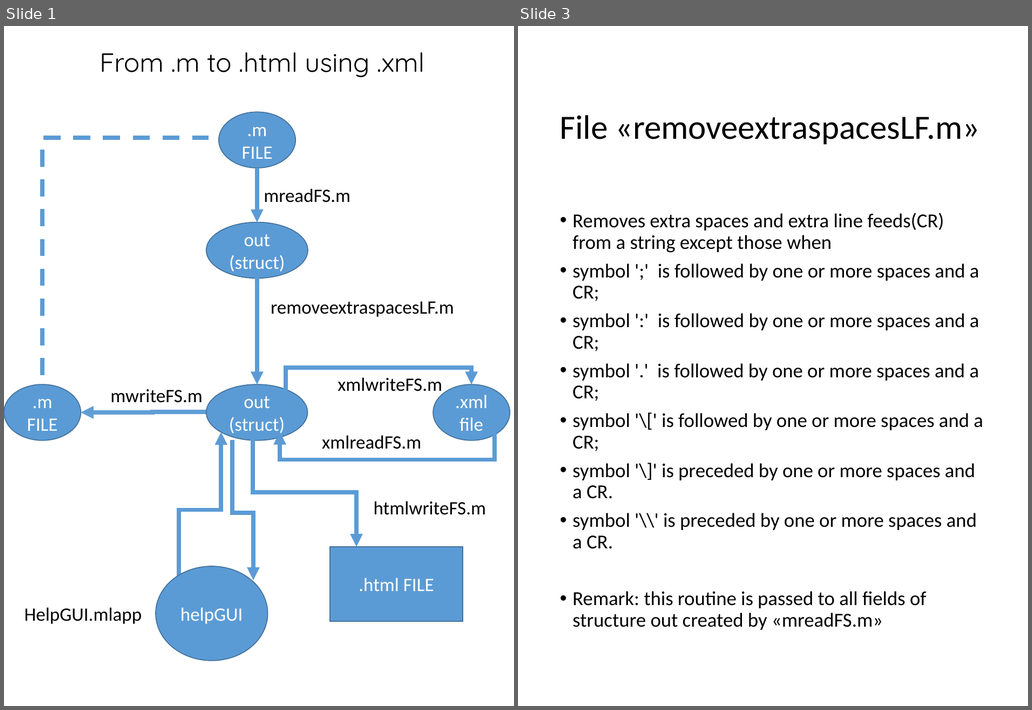
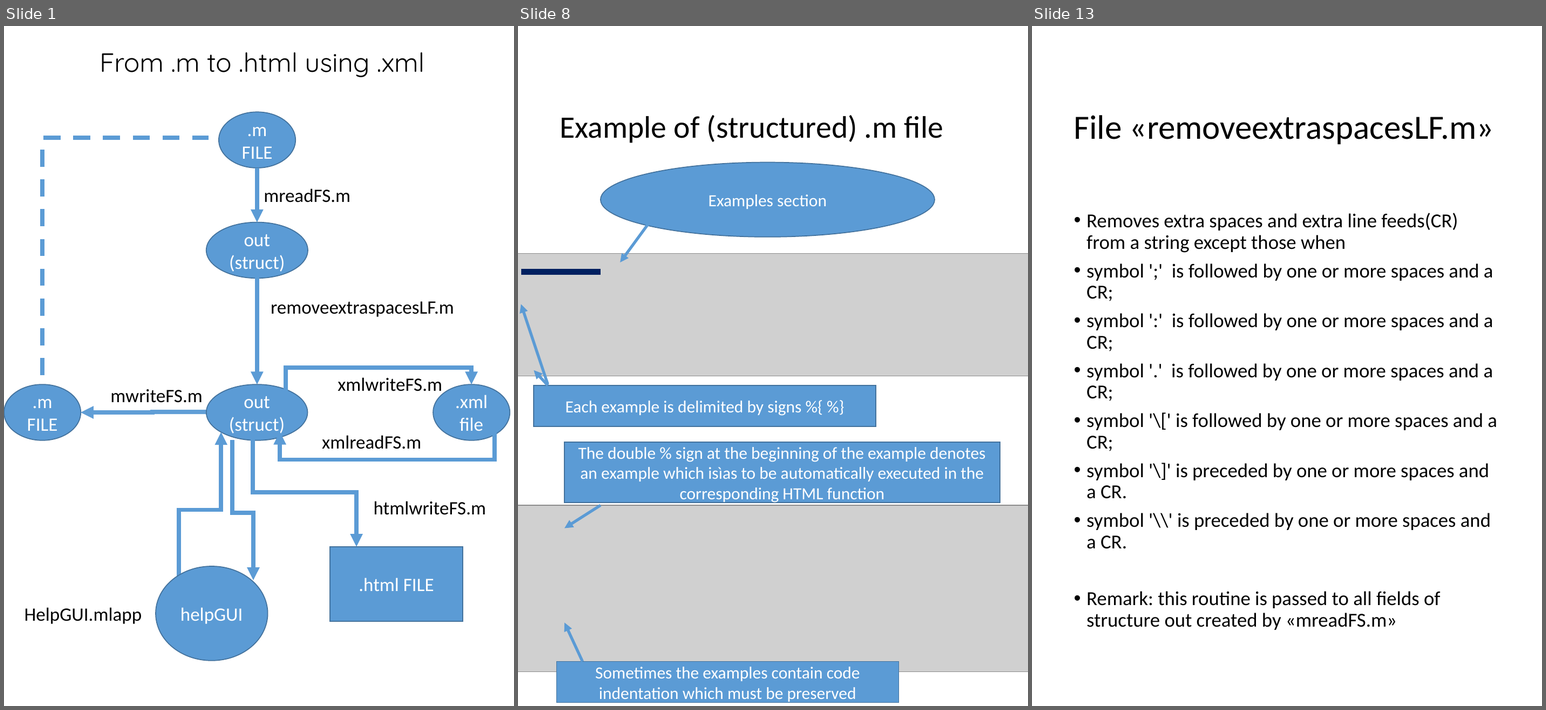
Before and after one commit to UniprJRC/FSDA, a slide deck: utilities_help/FlowChart.pptx. Shown side by side, each under a label of ours: slides 1 and 3 before the commit, slides 1, 8 and 13 after it; the slides between them are not shown. The pictures are 1032x710 and 1546x710 pixels, drawn with LibreOffice and Linux fonts; fonts in the diff are those of the drawing; grey boxes stand for pictures. Boxes give left, top, right and bottom in pixels: in the first picture for what was removed or moved away, otherwise in the second. Text is boxed around its words. In the diff, an @@ line names an element or a change of style, - is before the commit and + after.

Commit message:
updated FlowChart.pptx. MInor modifications to code to cope with wanted line feeds

```diff
--- a/utilities_help/FlowChart.pptx
+++ b/utilities_help/FlowChart.pptx
@@ slide 8 added at (x1=518, y1=26, x2=1028, y2=706), background #FFFFFF @@
@@ title added at (x1=560, y1=115, x2=944, y2=143), 33 pt, text #000000 @@
+Example of (structured) .m file
@@ ellipse added at (x1=600, y1=162, x2=934, y2=237), fill #5B9BD5, outline #43739E 1 pt, 18 pt, text #FFFFFF @@
+Examples section
@@ arrow added from (656, 213) to (620, 263), #5B9BD5 3 pt @@
@@ picture added at (x1=518, y1=254, x2=1028, y2=376) @@
@@ line added from (521, 272) to (600, 272), #002060 6 pt @@
@@ arrow added from (548, 385) to (521, 304), #5B9BD5 3 pt @@
@@ arrow added from (548, 385) to (534, 371), #5B9BD5 3 pt @@
@@ rectangle added at (x1=534, y1=385, x2=876, y2=426), fill #5B9BD5, outline #43739E 1 pt, 18 pt, text #FFFFFF @@
+Each example is delimited by signs %{ %}
@@ rectangle added at (x1=564, y1=442, x2=1000, y2=503), fill #5B9BD5, outline #43739E 1 pt, 18 pt, text #FFFFFF @@
+The double % sign at the beginning of the example denotes an example which isìas to be automatically executed in the corresponding HTML function
@@ picture added at (x1=518, y1=506, x2=1028, y2=672) @@
@@ arrow added from (600, 506) to (564, 529), #5B9BD5 3 pt @@
@@ arrow added from (583, 662) to (564, 623), #5B9BD5 3 pt @@
@@ rectangle added at (x1=557, y1=662, x2=899, y2=702), fill #5B9BD5, outline #43739E 1 pt, 18 pt, text #FFFFFF @@
+Sometimes the examples contain code indentation which must be preserved
@@ what was slide 3 is now slide 13 @@
```
Also in this commit, not shown: 2 slides changed, 22 other slides added, 5 other files.
